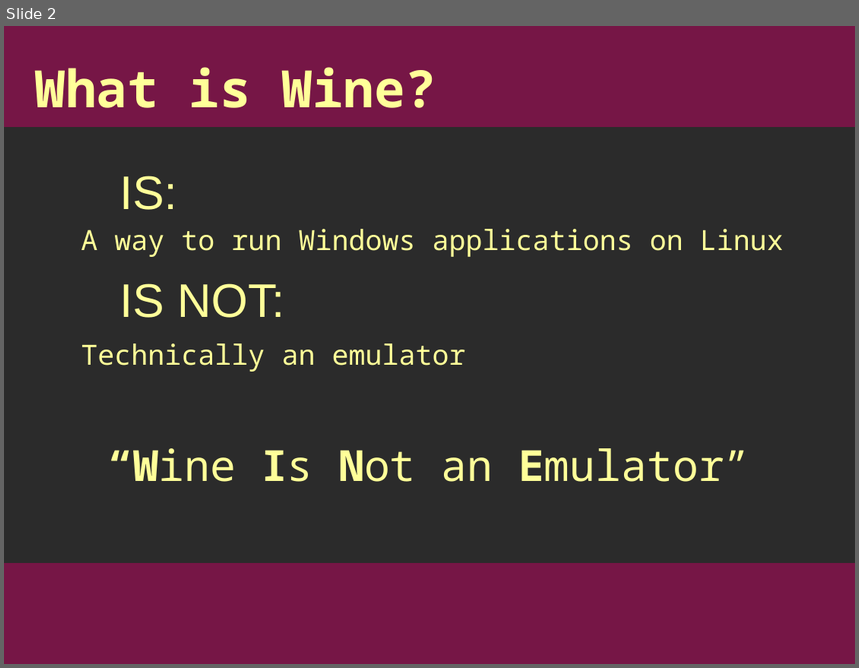
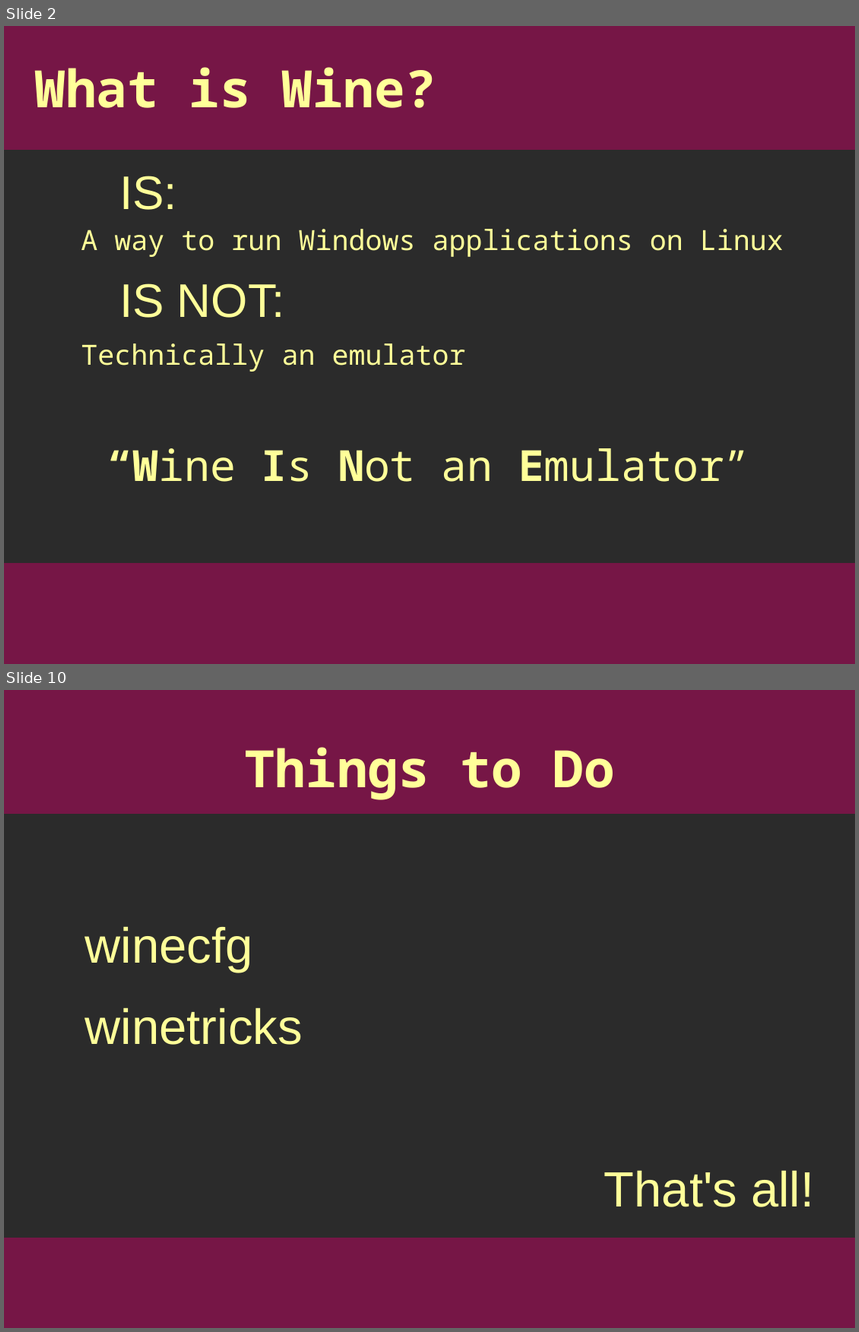
Before and after one commit to Applesauce136/wine-presentation, a slide deck: wine_pres.odp. Shown one above the other, each under a label of ours: slide 2 before the commit, slides 2 and 10 after it; the slides between them are not shown. The pictures are 859x668 and 859x1332 pixels, drawn with LibreOffice and Linux fonts; fonts in the diff are those of the drawing; background and template pictures are left out; a plain dark background stands for a picture behind light text. Boxes give left, top, right and bottom in pixels: in the first picture for what was removed or moved away, otherwise in the second. Text is boxed around its words. In the diff, an @@ line names an element or a change of style, - is before the commit and + after.

```diff
--- a/wine_pres.odp
+++ b/wine_pres.odp
@@ slide 10 added at (x1=4, y1=690, x2=855, y2=1328), background picture (left out); not listed: 2 template elements that a slide beside it also shows @@
@@ title added at (x1=244, y1=747, x2=614, y2=800), 48 pt, text #FFFF99, bold @@
+Things to Do
@@ text added at (x1=85, y1=926, x2=814, y2=1208), 46.2 pt, text #FFFF99 @@
+winecfg
+winetricks
+That's all!
@@ slide 2 changed as well @@
@@ rectangle added at (x1=4, y1=26, x2=855, y2=150), fill #761646, outline #761646 0 pt @@
```
Also in this commit, not shown: 1 other slide changed, 7 other slides added.
